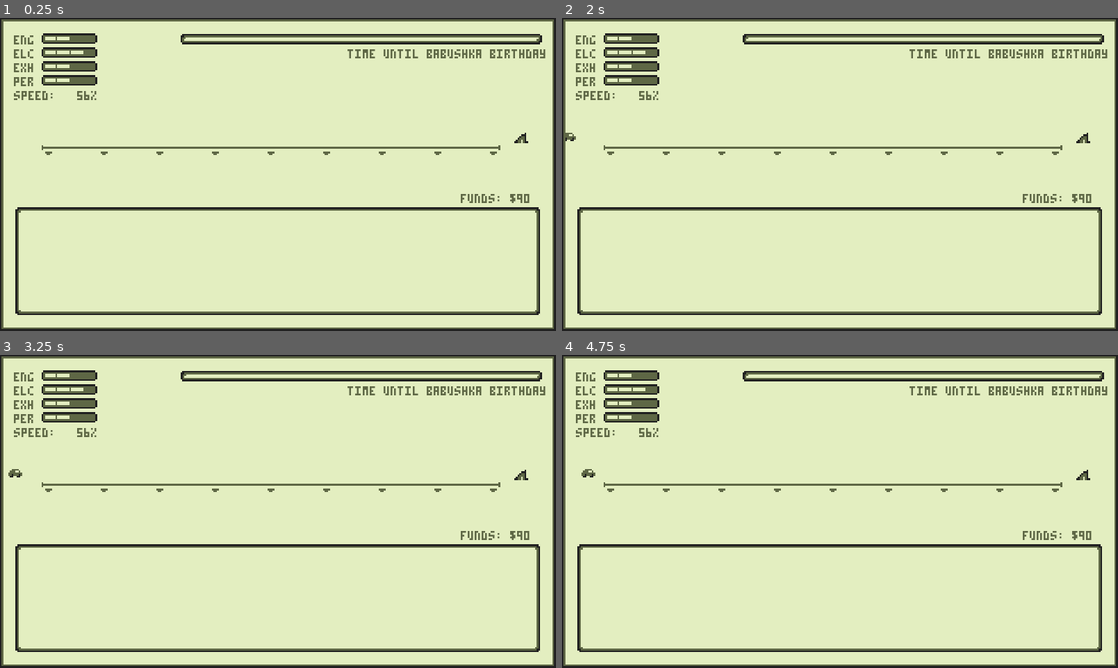
Above: before the commit, frames 1-4 (two rows, left to right).
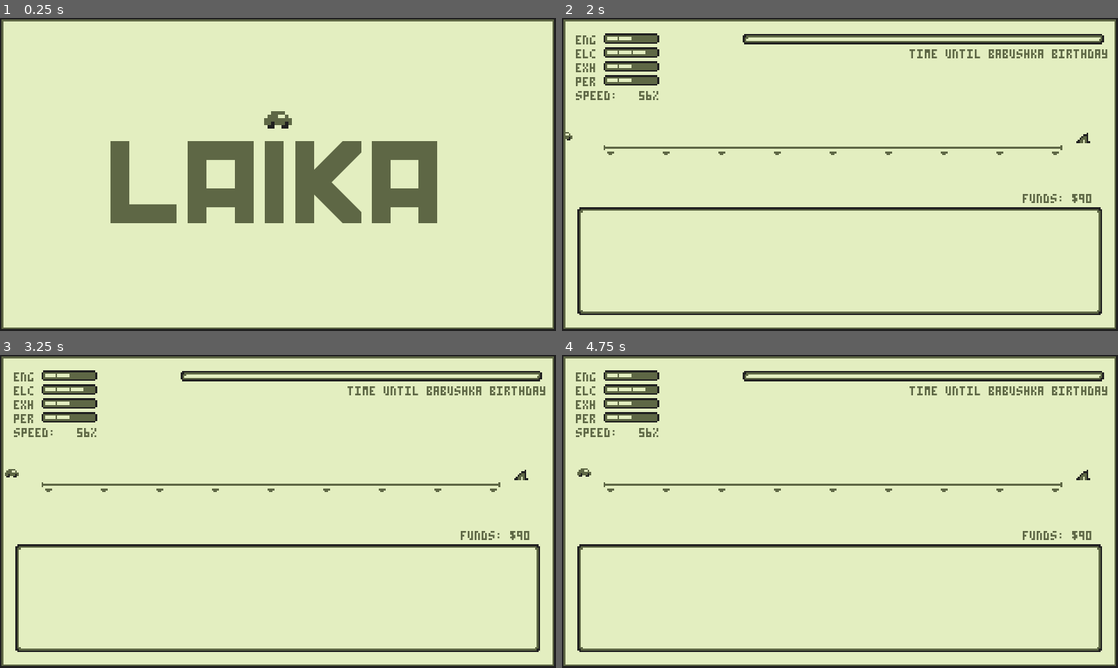
Above: after the commit, the same moments.

Repository: m-trigo/laika
Game: Godot game, scene res://src/scenes/Title.tscn
Same seed, same stepped clock (60 frames per second), same inputs: the game is played once before the commit and once after it. Before the commit the project starts from res://src/scenes/Main.tscn. Sound files missing from this copy of the repository are replaced by a short silence.
Inputs:
- Up to frame 1 (0.25 s): no input
- Up to frame 2 (2 s): tap Enter at 0.5 s; tap 1 at 0.6 s; tap 2 at 1.35 s
- Up to frame 3 (3.25 s): tap 3 at 2.1 s; tap 4 at 2.85 s
- Up to frame 4 (4.75 s): tap 1 at 3.6 s; tap 2 at 4.35 s

The runs differ from the first frame. In frame 1, 15% of the frame differs, in the area x 2-99%, y 4-95%; in frame 2, less than 0.1%; in frame 3, less than 0.1%; in frame 4, less than 0.1%.

Commit message:
Adds a title screen

Diff:
--- /dev/null
+++ b/assets/fonts/kremlin.tres
@@ -0,0 +1,8 @@
+[gd_resource type="DynamicFont" load_steps=2 format=2]
+
+[ext_resource path="res://assets/fonts/kremlin.ttf" type="DynamicFontData" id=1]
+
+[resource]
+resource_local_to_scene = true
+size = 64
+font_data = ExtResource( 1 )
--- a/project.godot
+++ b/project.godot
@@ -16,7 +16,7 @@
 [application]
 
 config/name="laika"
-run/main_scene="res://src/scenes/Main.tscn"
+run/main_scene="res://src/scenes/Title.tscn"
 
 [display]
 
--- /dev/null
+++ b/src/scenes/Title.tscn
@@ -0,0 +1,55 @@
+[gd_scene load_steps=6 format=2]
+
+[ext_resource path="res://assets/sprites/background.png" type="Texture" id=1]
+[ext_resource path="res://assets/fonts/kremlin.tres" type="DynamicFont" id=2]
+[ext_resource path="res://assets/sprites/car.png" type="Texture" id=3]
+[ext_resource path="res://src/scripts/Title.gd" type="Script" id=4]
+
+[sub_resource type="Animation" id=1]
+resource_name = "New Anim"
+length = 0.4
+loop = true
+tracks/0/type = "value"
+tracks/0/path = NodePath(".:position")
+tracks/0/interp = 1
+tracks/0/loop_wrap = true
+tracks/0/imported = false
+tracks/0/enabled = true
+tracks/0/keys = {
+"times": PoolRealArray( 0, 0.2, 0.4, 2 ),
+"transitions": PoolRealArray( 1, 1, 1, 1 ),
+"update": 0,
+"values": [ Vector2( 160, 59 ), Vector2( 160, 57 ), Vector2( 160, 59 ), Vector2( 160, 59 ) ]
+}
+
+[node name="Title" type="Node2D"]
+script = ExtResource( 4 )
+
+[node name="Frame" type="Sprite" parent="."]
+texture = ExtResource( 1 )
+centered = false
+
+[node name="Label" type="Label" parent="Frame"]
+anchor_left = 0.5
+anchor_top = 0.5
+anchor_right = 0.5
+anchor_bottom = 0.5
+margin_left = -97.0
+margin_top = -30.0
+margin_right = 101.0
+margin_bottom = 42.0
+custom_fonts/font = ExtResource( 2 )
+custom_colors/font_color = Color( 0.368627, 0.403922, 0.270588, 1 )
+text = "LAIKA"
+__meta__ = {
+"_edit_use_anchors_": false
+}
+
+[node name="Laika" type="Sprite" parent="."]
+position = Vector2( 160, 59 )
+scale = Vector2( 2, 2 )
+texture = ExtResource( 3 )
+
+[node name="AnimationPlayer" type="AnimationPlayer" parent="Laika"]
+autoplay = "New Anim"
+"anims/New Anim" = SubResource( 1 )
--- /dev/null
+++ b/src/scripts/Title.gd
@@ -0,0 +1,4 @@
+extends Node2D
+
+func _unhandled_key_input( _event: InputEventKey ) -> void:
+	get_tree().change_scene("res://src/scenes/Main.tscn")
Binary file added: assets/fonts/kremlin.ttf
